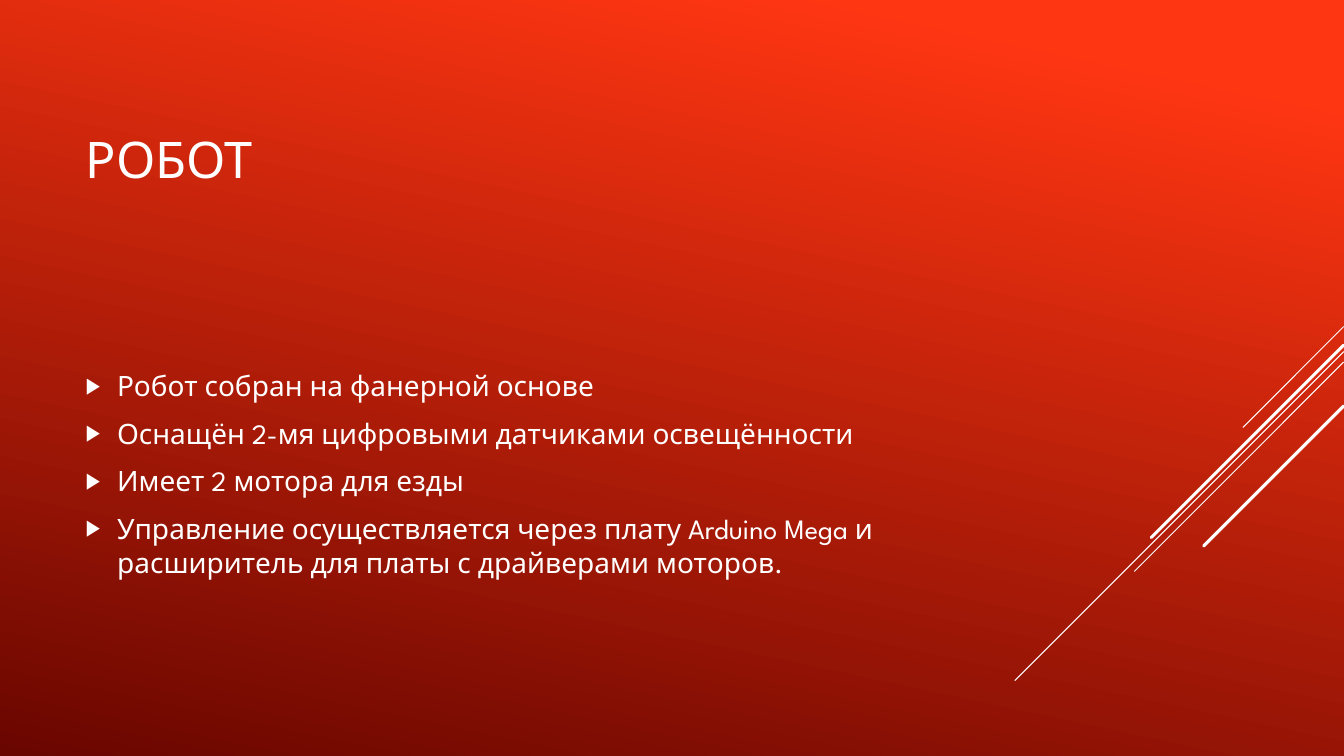
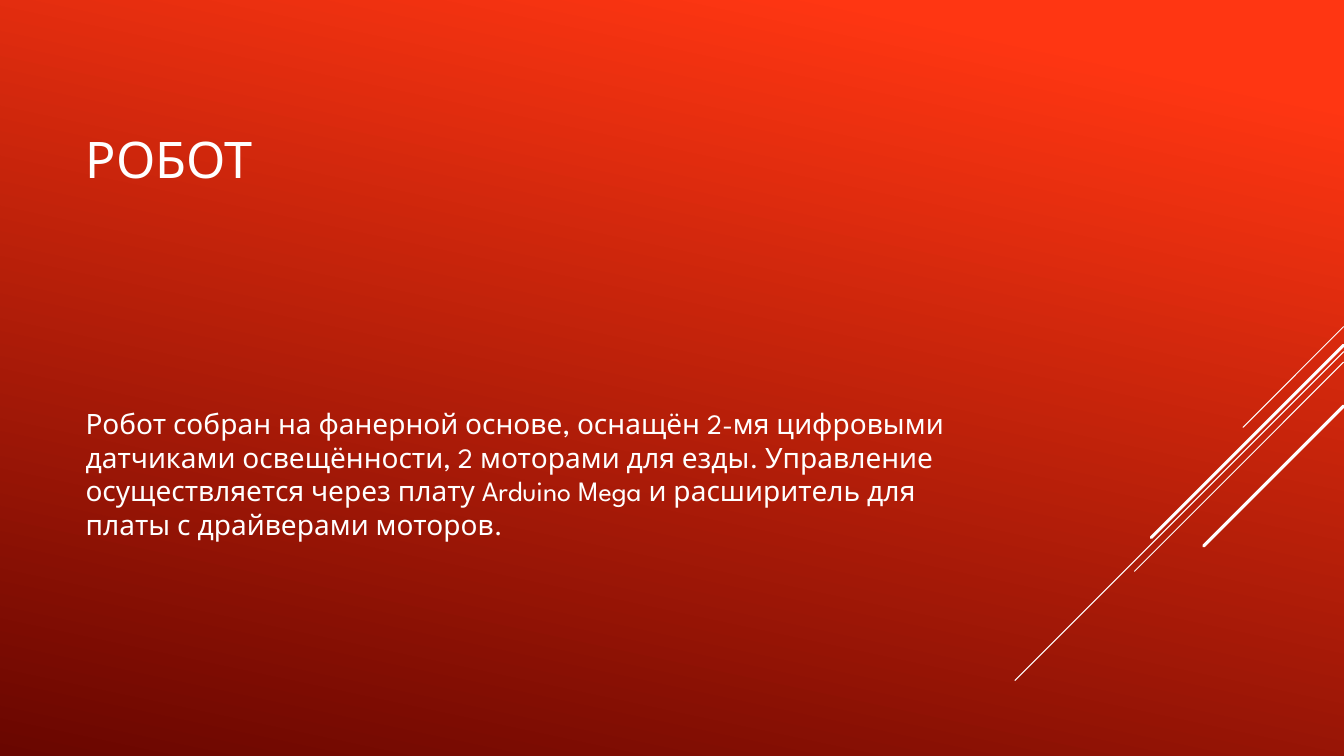
Before and after one commit to TransoChel/ProjectRobotLogistic, a slide deck: slide 4 of Проект «Робот-логист».pptx. Drawn at 1344x756 pixels with LibreOffice and Linux fonts; fonts in the diff are those of the drawing. Boxes give left, top, right and bottom in pixels: in the first picture for what was removed or moved away, otherwise in the second. Text is boxed around its words. In the diff, an @@ line names an element or a change of style, - is before the commit and + after.

```diff
--- a/Проект «Робот-логист».pptx
+++ b/Проект «Робот-логист».pptx
@@ text at [86,412,943,542]: text changed @@
-▶ Робот собран на фанерной основе
-▶ Оснащён 2-мя цифровыми датчиками освещённости
-▶ Имеет 2 мотора для езды
-▶ Управление осуществляется через плату Arduino Mega и расширитель для платы с драйверами моторов.
+Робот собран на фанерной основе, оснащён 2-мя цифровыми датчиками освещённости, 2 моторами для езды. Управление осуществляется через плату Arduino Mega и расширитель для платы с драйверами моторов.
```
Also in this commit, not shown: 3 other slides changed, 1 slide added, 5 slides removed, 3 other files.
